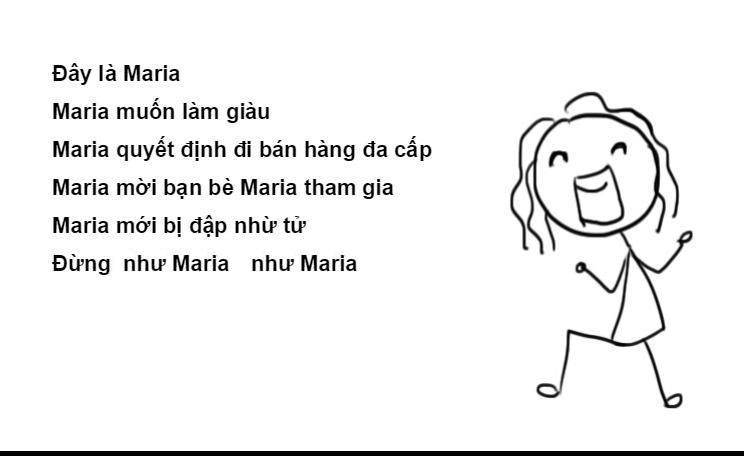
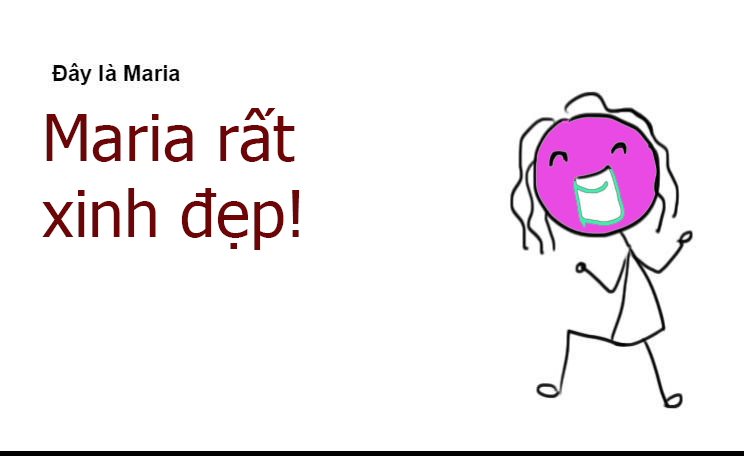
Layered file, before and after one edit (744 x 456). Changes by layer:
removed layer "Layer 2" over [122, 251, 230, 272]
added layer "Maria rất xinh đẹp!" above "Layer 1" over [42, 108, 300, 250]
painted on "Layer 1" over [42, 96, 432, 280]
painted on "Layer 0" over [536, 117, 656, 233]
